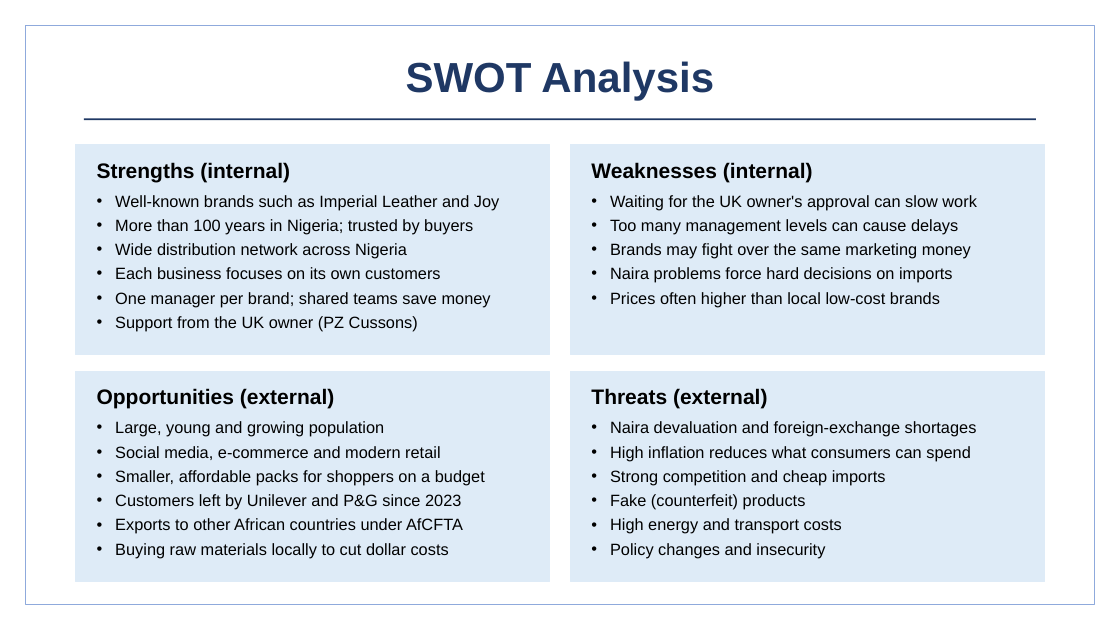
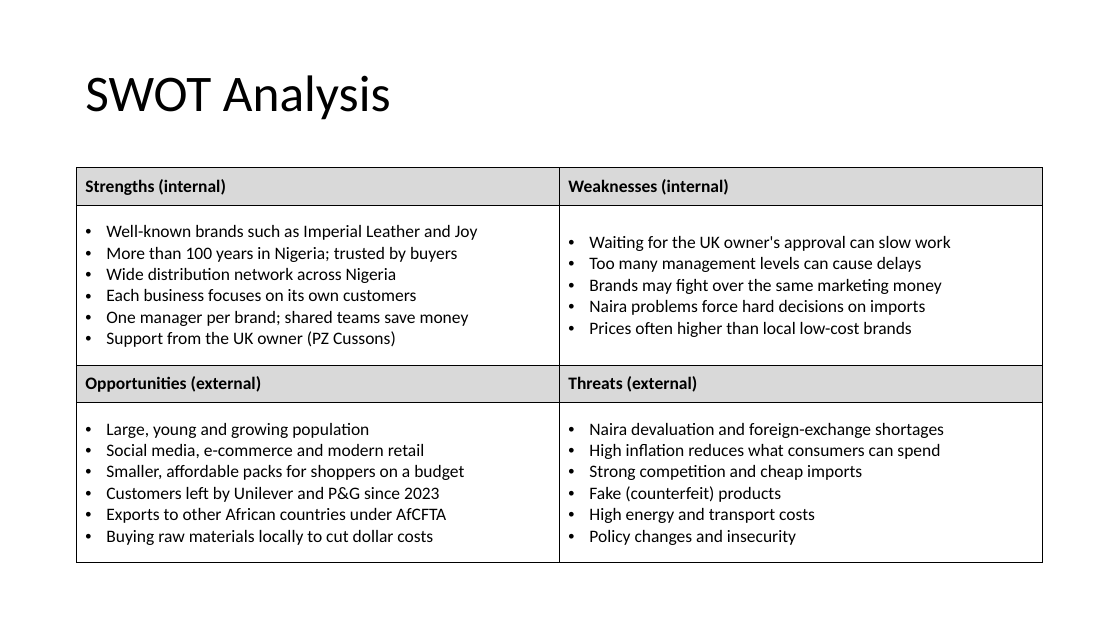
Before and after one commit to BadboyVee/BlackHoleeee, a slide deck: slide 7 of pz-analysis/PZ_Nigeria_Analysis.pptx (slide 6 before the commit). Drawn at 1120x630 pixels with LibreOffice and Linux fonts; fonts in the diff are those of the drawing. Boxes give left, top, right and bottom in pixels: in the first picture for what was removed or moved away, otherwise in the second. Text is boxed around its words. In the diff, an @@ line names an element or a change of style, - is before the commit and + after.

```diff
--- a/pz-analysis/PZ_Nigeria_Analysis.pptx
+++ b/pz-analysis/PZ_Nigeria_Analysis.pptx
@@ rectangle removed at (25,25,1095,605) @@
@@ title "SWOT Analysis": place and size @@
-title "SWOT Analysis" at (406,61,714,100)
+title "SWOT Analysis" at (85,75,391,120)
@@ title "SWOT Analysis" at (85,75,391,120): size 36 to 44 pt, font Arial to Calibri, text colour #1F3864 to #000000, bold off; alignment centre to left; line spacing 1 to 0.9 @@
@@ line removed from (84, 119) to (1036, 119) @@
@@ rectangle removed at (76,145,549,355) @@
@@ rectangle removed at (571,145,1044,355) @@
@@ table added at (77,168,1044,563), 4 rows, 2 columns @@
+Strengths (internal) | Weaknesses (internal)
+Well-known brands such as Imperial Leather and Joy / More than 100 years in Nigeria; trusted by buyers / Wide distribution network across Nigeria / Each business focuses on its own customers / One manager per brand; shared teams save money / Support from the UK owner (PZ Cussons) | Waiting for the UK owner's approval can slow work / Too many management levels can cause delays / Brands may fight over the same marketing money / Naira problems force hard decisions on imports / Prices often higher than local low-cost brands
+Opportunities (external) | Threats (external)
+Large, young and growing population / Social media, e-commerce and modern retail / Smaller, affordable packs for shoppers on a budget / Customers left by Unilever and P&G since 2023 / Exports to other African countries under AfCFTA / Buying raw materials locally to cut dollar costs | Naira devaluation and foreign-exchange shortages / High inflation reduces what consumers can spend / Strong competition and cheap imports / Fake (counterfeit) products / High energy and transport costs / Policy changes and insecurity
@@ text removed at (97,162,290,182) @@
-Strengths (internal)
@@ text removed at (591,162,813,182) @@
-Weaknesses (internal)
@@ text removed at (115,195,499,332) @@
-• Well-known brands such as Imperial Leather and Joy
-• More than 100 years in Nigeria; trusted by buyers
-• Wide distribution network across Nigeria
-• Each business focuses on its own customers
-• One manager per brand; shared teams save money
-• Support from the UK owner (PZ Cussons)
@@ text removed at (610,195,977,307) @@
-• Waiting for the UK owner's approval can slow work
-• Too many management levels can cause delays
-• Brands may fight over the same marketing money
-• Naira problems force hard decisions on imports
-• Prices often higher than local low-cost brands
@@ rectangle removed at (76,371,549,581) @@
@@ text removed at (97,388,334,409) @@
-Opportunities (external)
@@ rectangle removed at (571,371,1044,581) @@
@@ text removed at (591,388,767,409) @@
-Threats (external)
@@ text removed at (115,421,485,558) @@
-• Large, young and growing population
-• Social media, e-commerce and modern retail
-• Smaller, affordable packs for shoppers on a budget
-• Customers left by Unilever and P&G since 2023
-• Exports to other African countries under AfCFTA
-• Buying raw materials locally to cut dollar costs
@@ text removed at (610,421,977,558) @@
-• Naira devaluation and foreign-exchange shortages
-• High inflation reduces what consumers can spend
-• Strong competition and cheap imports
-• Fake (counterfeit) products
-• High energy and transport costs
-• Policy changes and insecurity
```
Also in this commit, not shown: 12 other slides changed, 2 slides added, 10 other files.
